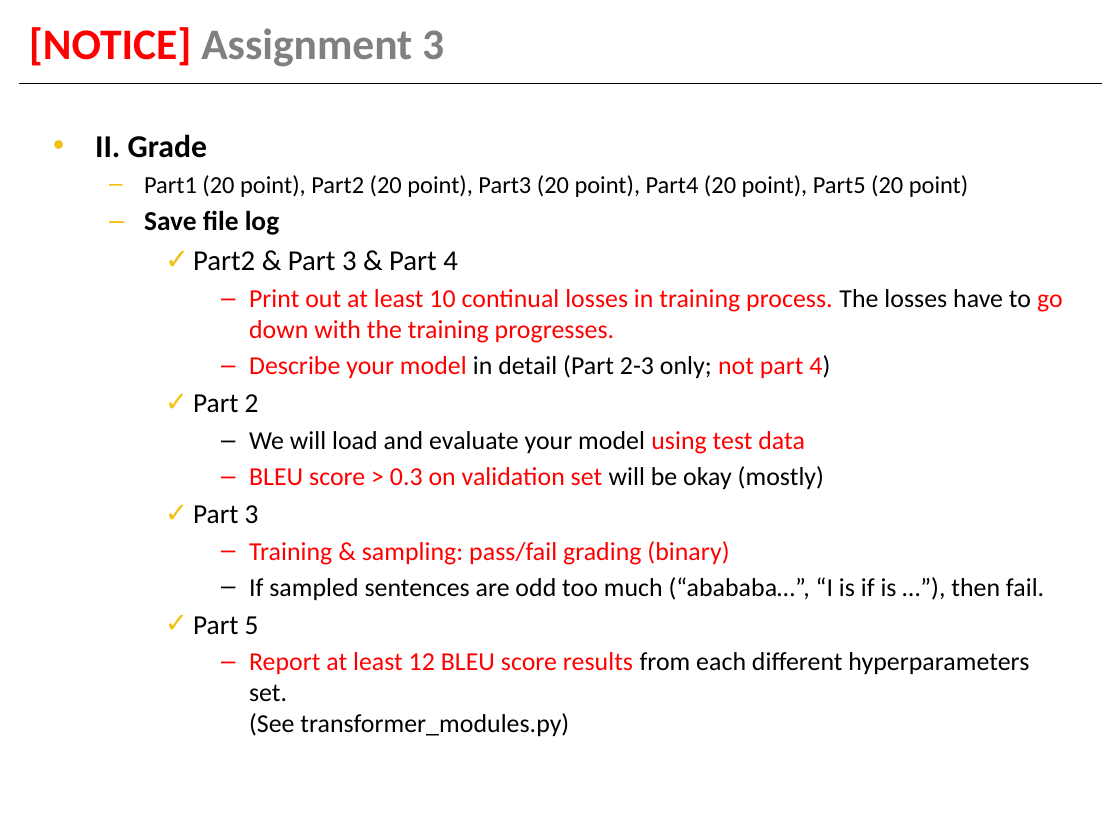
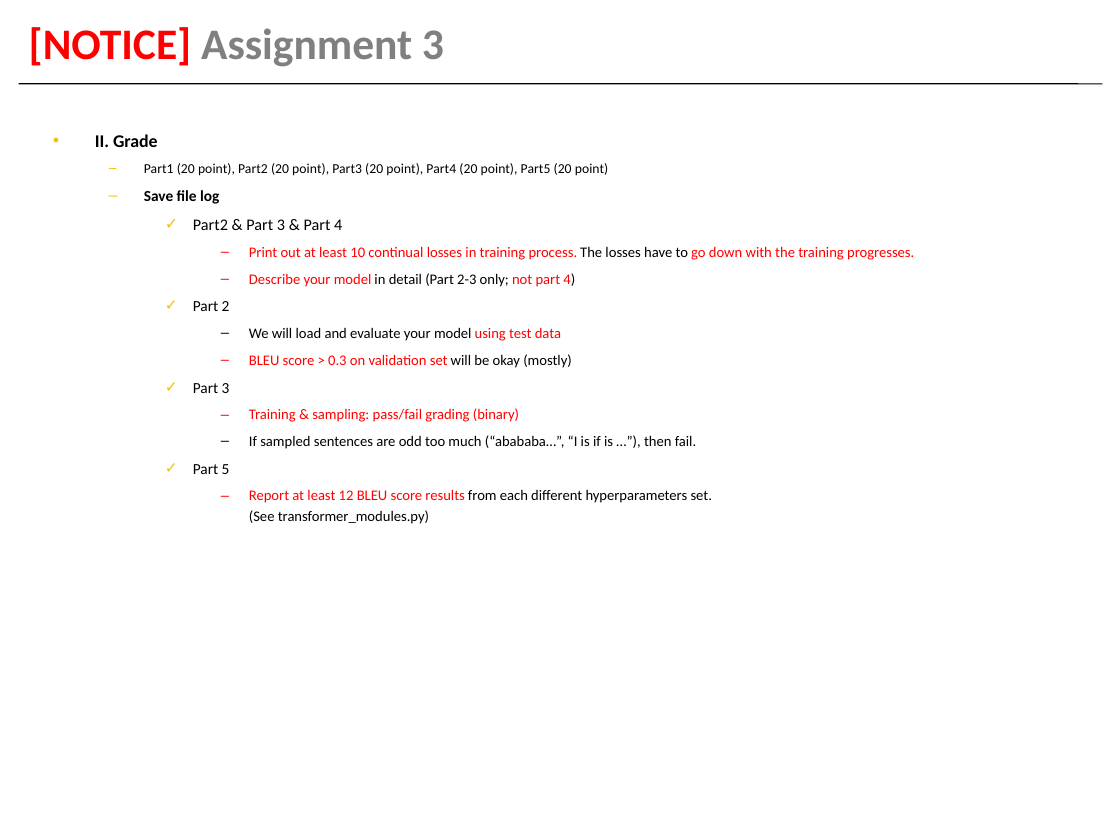
Before and after one commit to haithienld/deep-learning-snu, a slide deck: slide 27 of Assignment3/Assignment3_191028.pptx. Drawn at 1120x840 pixels with LibreOffice and Linux fonts; fonts in the diff are those of the drawing. Boxes give left, top, right and bottom in pixels: in the first picture for what was removed or moved away, otherwise in the second. Text is boxed around its words. In the diff, an @@ line names an element or a change of style, - is before the commit and + after.

```diff
--- a/Assignment3/Assignment3_191028.pptx
+++ b/Assignment3/Assignment3_191028.pptx
@@ text "II. Grade" at [95, 134, 914, 524]: size 20.4 to 11.4 pt in "II. Grade"; size 15.7 to 8.8 pt in "Part1 (20 point), Part2 (20 point), Part3 ..."; size 17.6 to 9.9 pt in "Save file log", "Part 2", "Part 3", "Part 5"; size 18.5 to 10.4 pt in "Part2 & Part 3 & Part 4"; size 16.6 to 9.4 pt in "Print out at least 10 continual losses ...", "Describe your model in detail (Part 2-3 ...", "We will load and evaluate your model ...", "BLEU score > 0.3 on validation set ..." and 3 more places; indent changed; line spacing 1 to 1.2 @@
```
Also in this commit, not shown: 21 other slides changed, 6 slides added, 6 slides removed, 5 other files.
